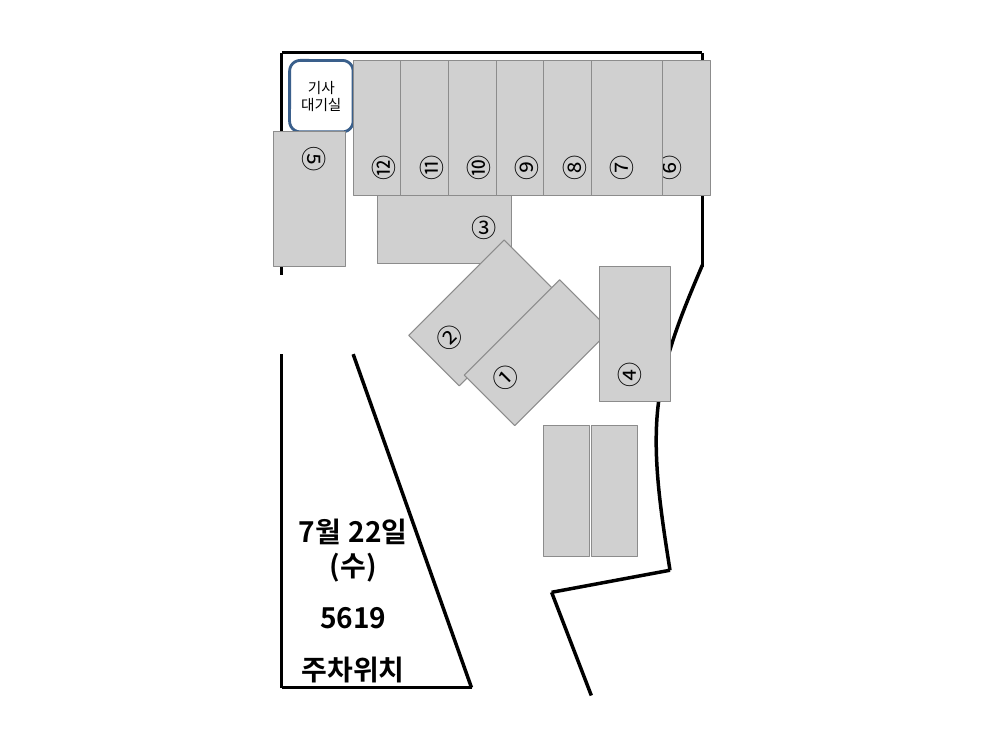
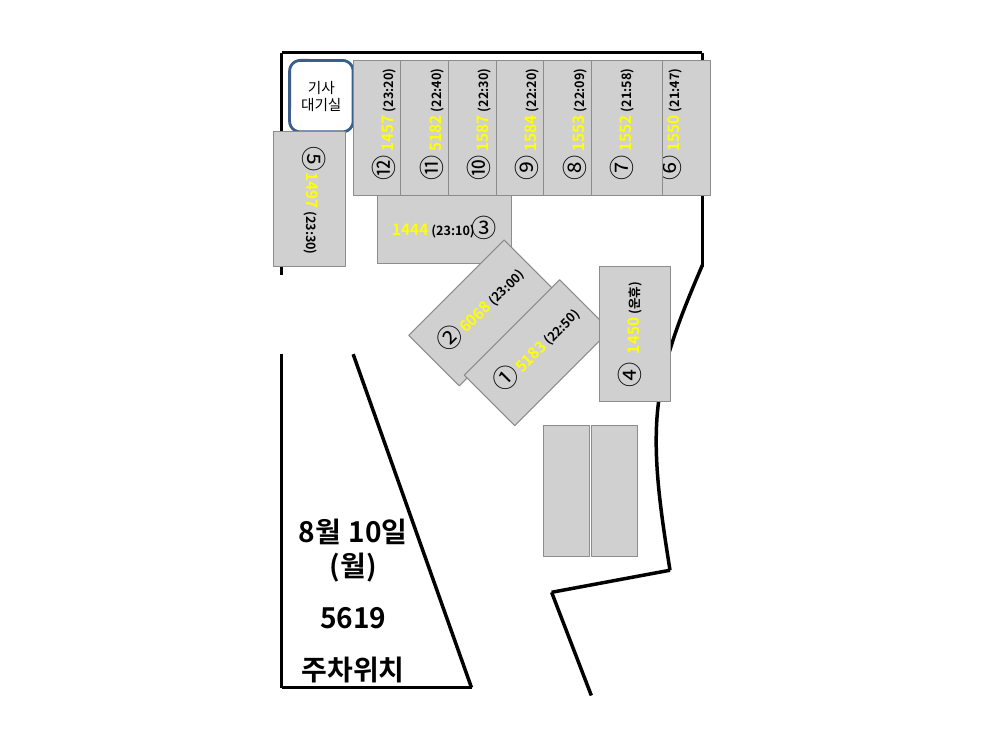
Before and after one commit to woenho-daum/newsetc2, a slide deck: slide 3 of 배차작업/야간주차/5619야간주차.pptm. Drawn at 1008x756 pixels with LibreOffice and Linux fonts; fonts in the diff are those of the drawing; grey boxes stand for pictures. Boxes give left, top, right and bottom in pixels: in the first picture for what was removed or moved away, otherwise in the second. Text is boxed around its words. In the diff, an @@ line names an element or a change of style, - is before the commit and + after.

```diff
--- a/배차작업/야간주차/5619야간주차.pptm
+++ b/배차작업/야간주차/5619야간주차.pptm
@@ text added at [376, 73, 398, 150], 9 pt, text #000000, bold @@
+1457 (23:20)
@@ text added at [423, 73, 445, 150], 9 pt, text #000000, bold @@
+5182 (22:40)
@@ text added at [471, 73, 493, 150], 9 pt, text #000000, bold @@
+1587 (22:30)
@@ text added at [519, 73, 541, 150], 9 pt, text #000000, bold @@
+1584 (22:20)
@@ text added at [566, 73, 588, 150], 9 pt, text #000000, bold @@
+1553 (22:09)
@@ text added at [614, 73, 636, 150], 9 pt, text #000000, bold @@
+1552 (21:58)
@@ text added at [661, 73, 683, 150], 9 pt, text #000000, bold @@
+1550 (21:47)
@@ text added at [302, 175, 324, 253], 9 pt, text #000000, bold @@
+1497 (23:30)
@@ text added at [392, 222, 474, 238], 9 pt, text #000000, bold @@
+1444 (23:10)
@@ text added at [496, 280, 520, 290], 9 pt, text #000000, bold @@
+6068 (23:00)
@@ text added at [622, 287, 644, 353], 11 pt, text #FFFF00, bold @@
+1450 (운휴)
@@ text added at [552, 320, 576, 330], 9 pt, text #000000, bold @@
+5183 (22:50)
@@ text at [299, 518, 408, 582]: text changed @@
-7월 22일
-(수)
+8월 10일
+(월)
```
Also in this commit, not shown: 12 other files.
